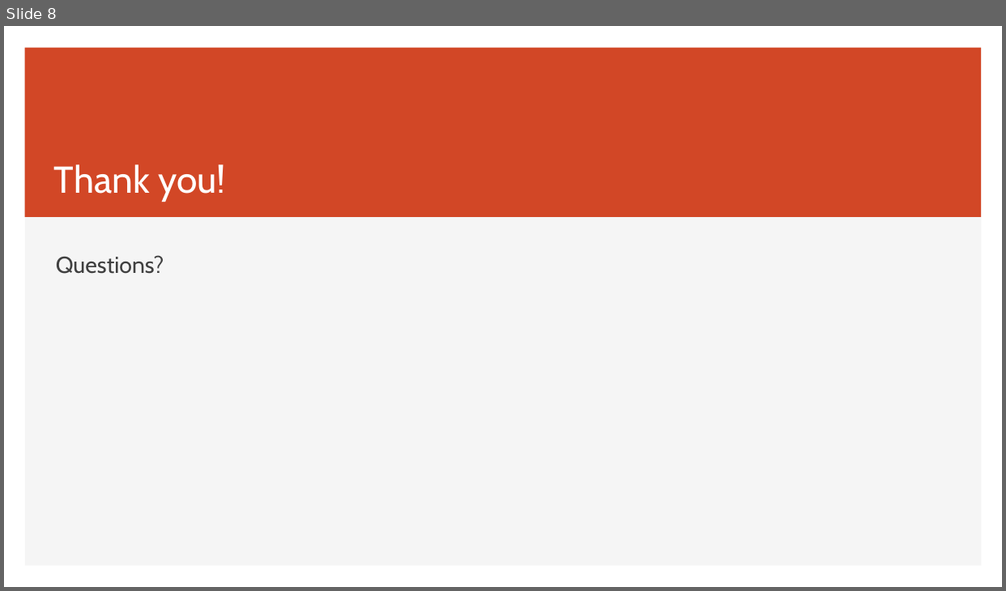
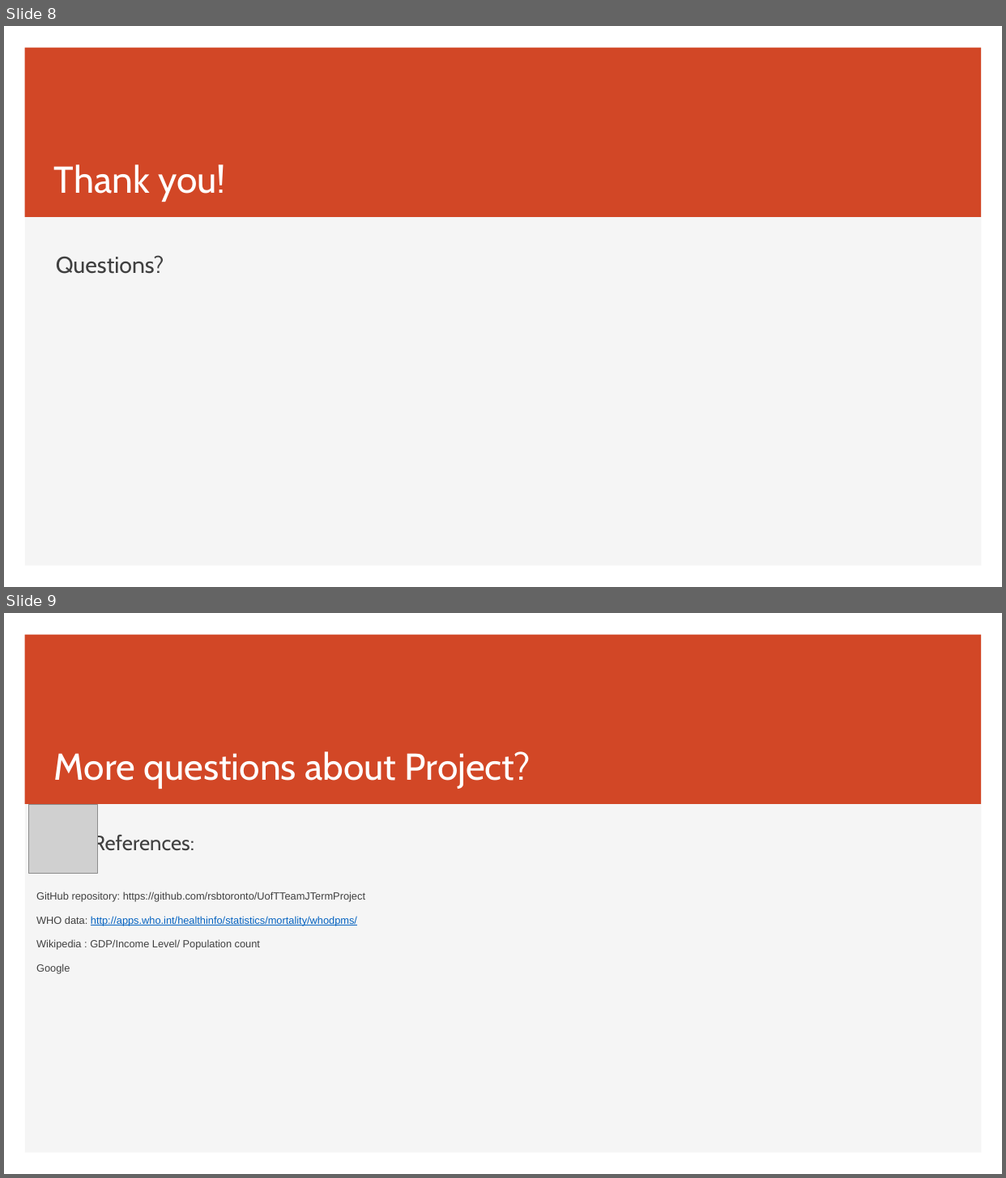
Before and after one commit to rsbtoronto/UofTTeamJTermProject, a slide deck: Welcome to Team J Project.pptx. Shown one above the other, each under a label of ours: slide 8 before the commit, slides 8 and 9 after it. The pictures are 1006x591 and 1006x1178 pixels, drawn with LibreOffice and Linux fonts; fonts in the diff are those of the drawing; grey boxes stand for pictures. Boxes give left, top, right and bottom in pixels: in the first picture for what was removed or moved away, otherwise in the second. Text is boxed around its words. In the diff, an @@ line names an element or a change of style, - is before the commit and + after.

```diff
--- a/Welcome to Team J Project.pptx
+++ b/Welcome to Team J Project.pptx
@@ slide 9 added at box(4, 613, 1002, 1174), background #FFFFFF; not listed: 2 template elements that a slide beside it also shows @@
@@ title added at box(54, 752, 530, 788), 36 pt, text #FFFFFF @@
+More questions about Project?
@@ picture added at box(28, 805, 97, 873) @@
@@ text added at box(36, 833, 365, 973), 10 pt, text #404040 @@
+References:
+GitHub repository: https://github.com/rsbtoronto/UofTTeamJTermProject
+WHO data: http://apps.who.int/healthinfo/statistics/mortality/whodpms/
+Wikipedia : GDP/Income Level/ Population count
+Google
```
Also in this commit, not shown: 2 slides changed, 3 other slides added, 4 slides removed, 5 other files.
